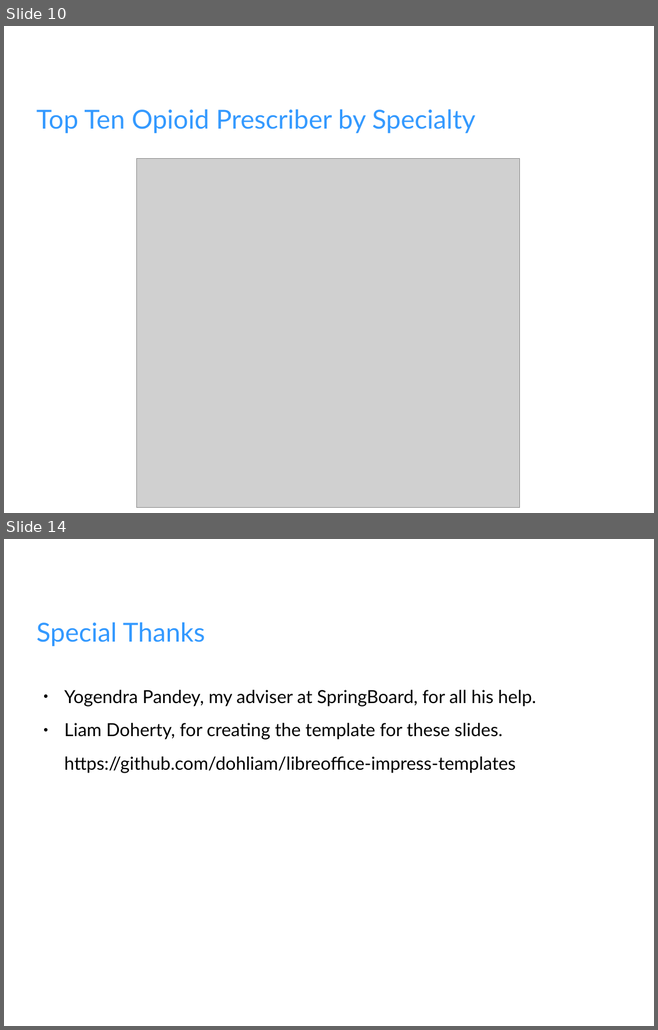
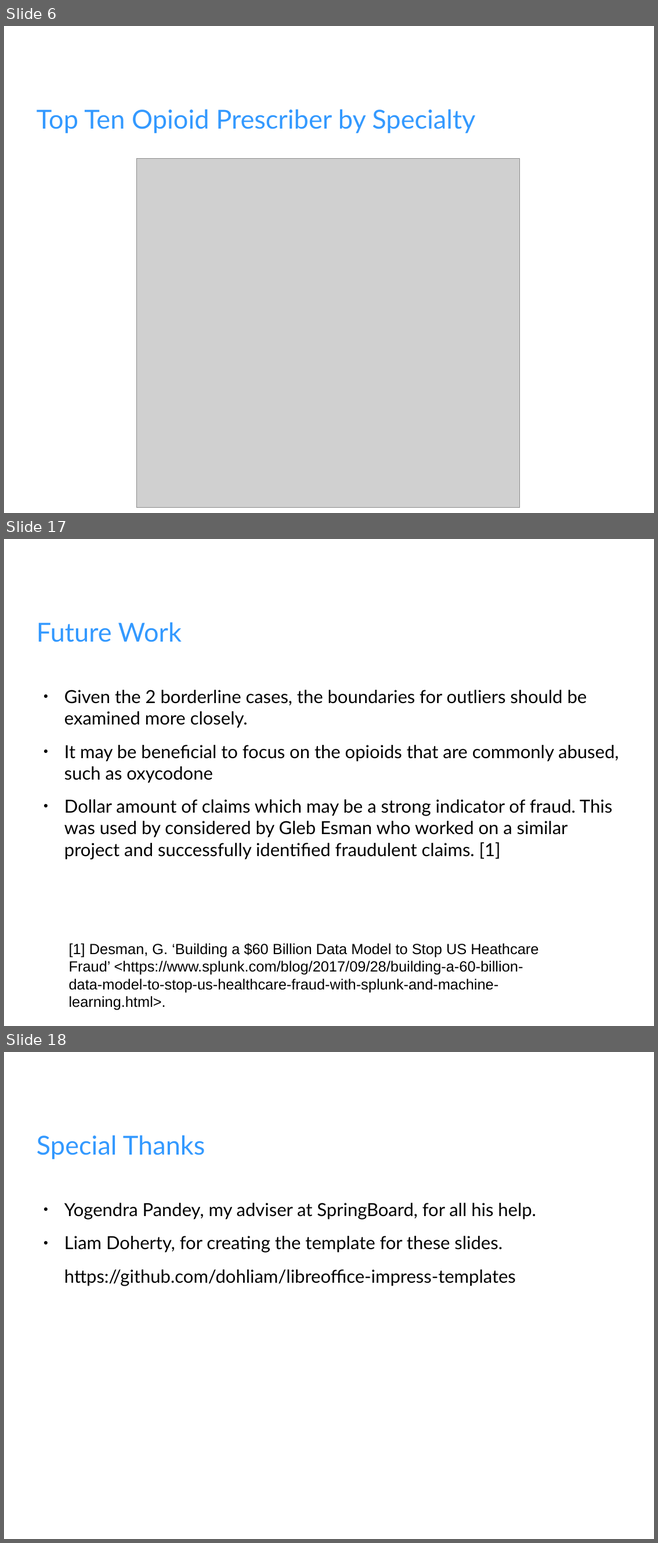
Before and after one commit to fullmetalchem15t/Springboard, a slide deck: opioid/Opoid_Slides.odp. Shown one above the other, each under a label of ours: slides 10 and 14 before the commit, slides 6, 17 and 18 after it; the slides between them are not shown. The pictures are 658x1030 and 658x1543 pixels, drawn with LibreOffice and Linux fonts; fonts in the diff are those of the drawing; grey boxes stand for pictures; background and template pictures are left out. Boxes give left, top, right and bottom in pixels: in the first picture for what was removed or moved away, otherwise in the second. Text is boxed around its words. In the diff, an @@ line names an element or a change of style, - is before the commit and + after.

Commit message:
Finished Opioid project

```diff
--- a/opioid/Opoid_Slides.odp
+++ b/opioid/Opoid_Slides.odp
@@ slide 17 added at (x1=4, y1=539, x2=654, y2=1026), background picture (left out) @@
@@ title added at (x1=36, y1=622, x2=181, y2=642), 32 pt, text #3399FF @@
+Future Work
@@ text added at (x1=64, y1=690, x2=618, y2=859), 22 pt, text #000000 @@
+● Given the 2 borderline cases, the boundaries for outliers should be examined more closely.
+● It may be beneficial to focus on the opioids that are commonly abused, such as oxycodone
+● Dollar amount of claims which may be a strong indicator of fraud. This was used by considered by Gleb Esman who worked on a similar project and successfully identified fraudulent claims. [1]
@@ text added at (x1=69, y1=943, x2=538, y2=1011), 18 pt, text #000000 @@
+[1] Desman, G. ‘Building a $60 Billion Data Model to Stop US Heathcare Fraud’ <https://www.splunk.com/blog/2017/09/28/building-a-60-billion-
+data-model-to-stop-us-healthcare-fraud-with-splunk-and-machine-
+learning.html>.
@@ what was slide 10 is now slide 6 @@
@@ what was slide 14 is now slide 18 @@
```
Also in this commit, not shown: 4 slides changed, 8 other slides added, 5 slides removed, 2 other files.
